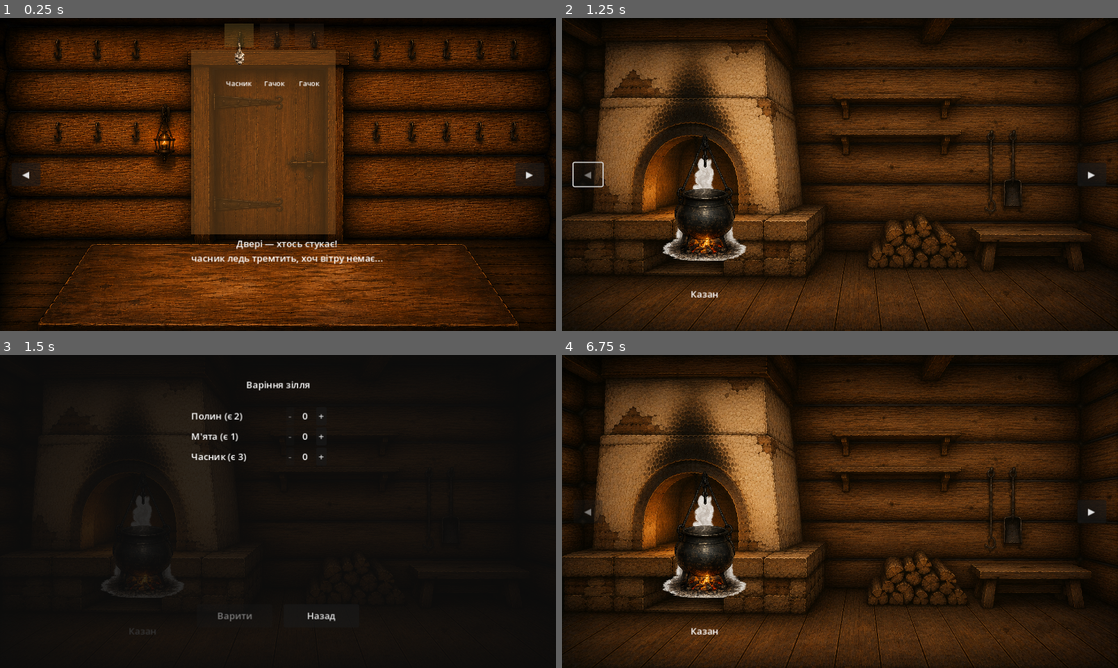
Above: before the commit, frames 1-4 (two rows, left to right).
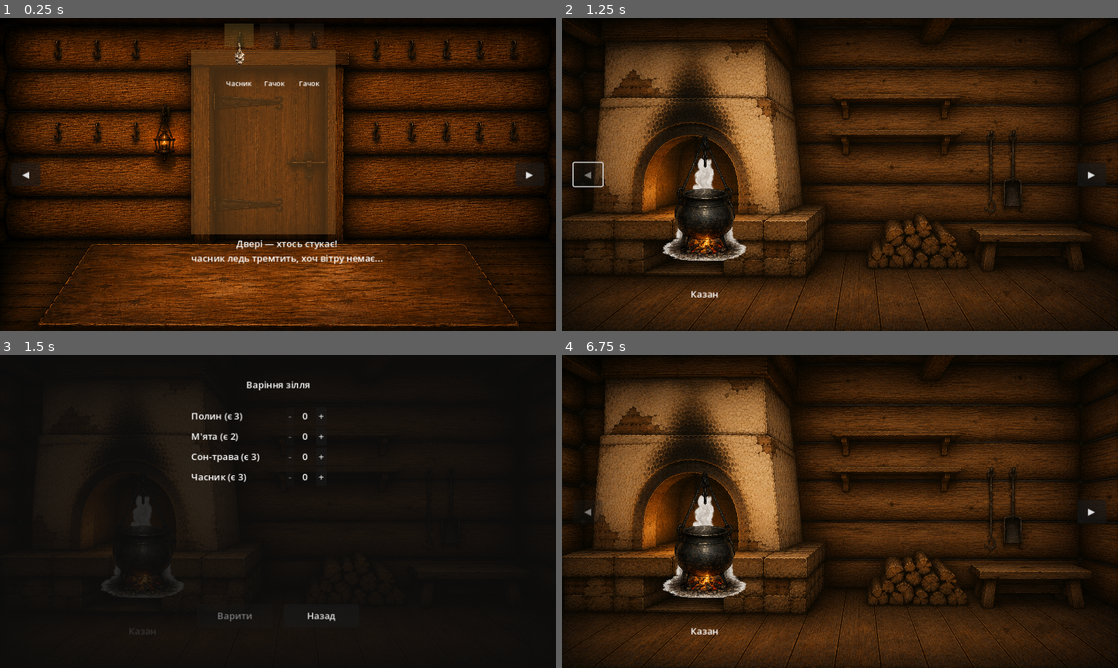
Above: after the commit, the same moments.

Repository: zav1K/molfar
Game: Godot game, scene res://scenes/Hut.tscn
The game is run twice, just before and just after one commit, with the same random seed, the same clock (stepped at 60 frames per second) and the same inputs.
Inputs (mouse positions are in pixels of both pictures, inside the frame that each line leads up to):
- Up to frame 1 (0.25 s): no input
- Up to frame 2 (1.25 s): click "◀" at 0.5 s
- Up to frame 3 (1.5 s): drag from (144, 533) to (333, 442) at 1.27 s
- Up to frame 4 (6.75 s): click "+" at 2 s; click "-" at 2.75 s; click "+" at 3.5 s; click "-" at 4.25 s; click "+" at 5 s; click "-" at 5.75 s; click "Назад" at 6.5 s

Frames 1-2 are identical in both runs. In frame 3, 0.3% of the frame differs, in the area x 34-59%, y 19-41%; in frame 4, nothing differs.

Commit message:
Replace test recipes with four folklore-based brewing recipes
Cold remedy (2x garlic + wormwood), calming remedy (mint + dream
grass), sleep remedy (2x dream grass + mint), and cleansing remedy
(2x wormwood + garlic) replace the earlier arbitrary red/green test
potions. Bumped the debug inventory seed (wormwood 2->3, mint 1->2,
added dream_grass 3) so each recipe is testable once from the
starting stock.

Co-Authored-By: Claude Sonnet 5 <noreply@anthropic.com>
Claude-Session: https://claude.ai/code/session_014yaB9t29x6B3F9jCn3eL4A

Diff:
--- /dev/null
+++ b/data/potions/calming_remedy.tres
@@ -0,0 +1,9 @@
+[gd_resource type="Resource" script_class="Potion" load_steps=2 format=3]
+
+[ext_resource type="Script" path="res://scripts/resources/potion.gd" id="1"]
+
+[resource]
+script = ExtResource("1")
+id = &"calming_remedy"
+display_name = "Заспокійливий відвар"
+description = "М'ята заспокоює, сон-трава поглиблює ефект — для тривоги й неспокою."
--- /dev/null
+++ b/data/potions/cleansing_remedy.tres
@@ -0,0 +1,9 @@
+[gd_resource type="Resource" script_class="Potion" load_steps=2 format=3]
+
+[ext_resource type="Script" path="res://scripts/resources/potion.gd" id="1"]
+
+[resource]
+script = ExtResource("1")
+id = &"cleansing_remedy"
+display_name = "Очисний відвар"
+description = "Полин як основний очисний і захисний компонент, часник підсилює захисну дію."
--- /dev/null
+++ b/data/potions/cold_remedy.tres
@@ -0,0 +1,9 @@
+[gd_resource type="Resource" script_class="Potion" load_steps=2 format=3]
+
+[ext_resource type="Script" path="res://scripts/resources/potion.gd" id="1"]
+
+[resource]
+script = ExtResource("1")
+id = &"cold_remedy"
+display_name = "Відвар від застуди"
+description = "Часник — задокументований народний засіб проти застудних і запальних станів з жаром; полин підсилює як гіркий жарознижувальний компонент."
--- a/data/potions/green_potion.tres
+++ /dev/null
@@ -1,11 +0,0 @@
-[gd_resource type="Resource" script_class="Potion" load_steps=3 format=3]
-
-[ext_resource type="Script" path="res://scripts/resources/potion.gd" id="1"]
-[ext_resource type="Texture2D" path="res://assets/hut/potion_green.png" id="2"]
-
-[resource]
-script = ExtResource("1")
-id = &"green_potion"
-display_name = "Зелене зілля"
-description = "Трав'яний відвар полину й м'яти — гіркувато-свіжого духу."
-icon = ExtResource("2")
--- a/data/potions/red_potion.tres
+++ /dev/null
@@ -1,11 +0,0 @@
-[gd_resource type="Resource" script_class="Potion" load_steps=3 format=3]
-
-[ext_resource type="Script" path="res://scripts/resources/potion.gd" id="1"]
-[ext_resource type="Texture2D" path="res://assets/hut/potion_red.png" id="2"]
-
-[resource]
-script = ExtResource("1")
-id = &"red_potion"
-display_name = "Червоне зілля"
-description = "Насичений, гострий відвар із трьох головок часнику."
-icon = ExtResource("2")
--- /dev/null
+++ b/data/potions/sleep_remedy.tres
@@ -0,0 +1,9 @@
+[gd_resource type="Resource" script_class="Potion" load_steps=2 format=3]
+
+[ext_resource type="Script" path="res://scripts/resources/potion.gd" id="1"]
+
+[resource]
+script = ExtResource("1")
+id = &"sleep_remedy"
+display_name = "Відвар для міцного сну"
+description = "Сон-трава як основа, м'ята пом'якшує різкість дії."
--- /dev/null
+++ b/data/recipes/calming_remedy.tres
@@ -0,0 +1,11 @@
+[gd_resource type="Resource" script_class="Recipe" load_steps=2 format=3]
+
+[ext_resource type="Script" path="res://scripts/resources/recipe.gd" id="1"]
+
+[resource]
+script = ExtResource("1")
+ingredients = {
+&"mint": 1,
+&"dream_grass": 1
+}
+result_potion_id = &"calming_remedy"
--- /dev/null
+++ b/data/recipes/cleansing_remedy.tres
@@ -0,0 +1,11 @@
+[gd_resource type="Resource" script_class="Recipe" load_steps=2 format=3]
+
+[ext_resource type="Script" path="res://scripts/resources/recipe.gd" id="1"]
+
+[resource]
+script = ExtResource("1")
+ingredients = {
+&"wormwood": 2,
+&"garlic": 1
+}
+result_potion_id = &"cleansing_remedy"
--- a/data/recipes/red_potion.tres
+++ b/data/recipes/cold_remedy.tres
@@ -5,6 +5,7 @@
 [resource]
 script = ExtResource("1")
 ingredients = {
-&"garlic": 3
+&"garlic": 2,
+&"wormwood": 1
 }
-result_potion_id = &"red_potion"
+result_potion_id = &"cold_remedy"
--- a/data/recipes/green_potion.tres
+++ b/data/recipes/sleep_remedy.tres
@@ -5,7 +5,7 @@
 [resource]
 script = ExtResource("1")
 ingredients = {
-&"wormwood": 2,
+&"dream_grass": 2,
 &"mint": 1
 }
-result_potion_id = &"green_potion"
+result_potion_id = &"sleep_remedy"
--- a/scripts/hut.gd
+++ b/scripts/hut.gd
@@ -48,9 +48,11 @@
 	if not PlayerInventory.has(&"garlic"):
 		PlayerInventory.add(&"garlic", 3)
 	if not PlayerInventory.has(&"wormwood"):
-		PlayerInventory.add(&"wormwood", 2)
+		PlayerInventory.add(&"wormwood", 3)
 	if not PlayerInventory.has(&"mint"):
-		PlayerInventory.add(&"mint", 1)
+		PlayerInventory.add(&"mint", 2)
+	if not PlayerInventory.has(&"dream_grass"):
+		PlayerInventory.add(&"dream_grass", 3)
 
 	# DEBUG: hang a garlic ward so the door hint hook is testable too.
 	if WardRack.get_slot(0) == &"":
